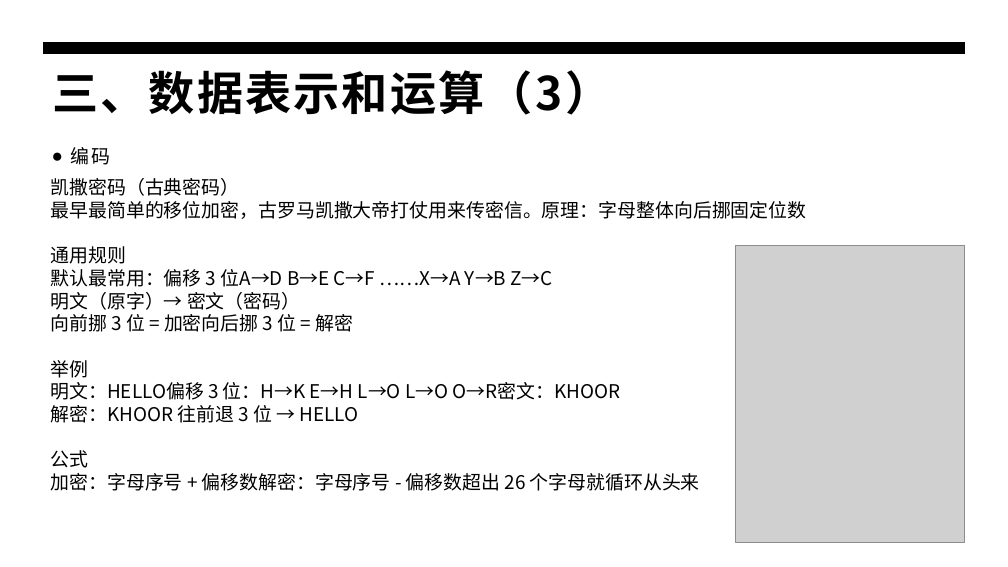
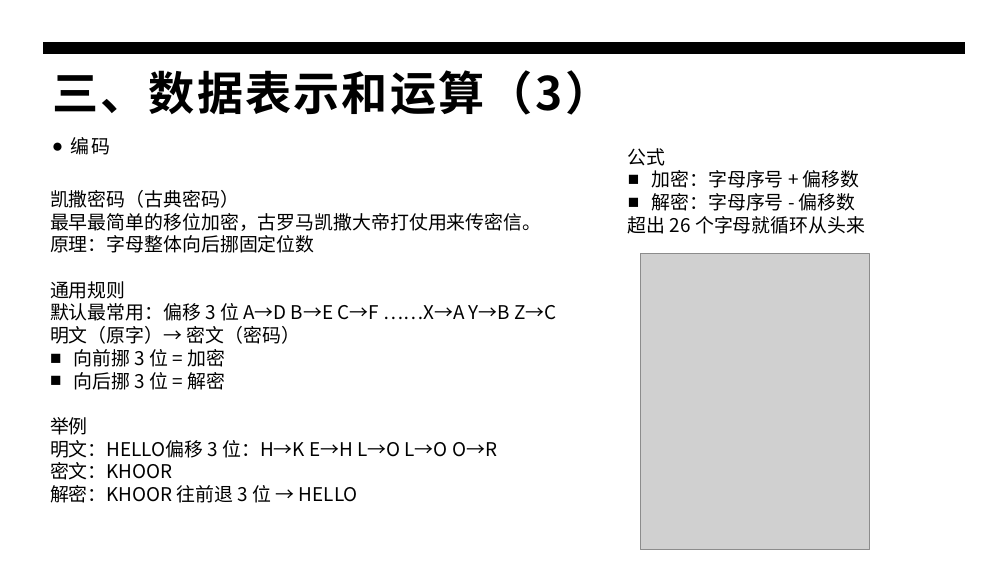
Before and after one commit to panxibei/writing, a slide deck: slide 13 of 44_心理学/21_浥尘伙伴社团独家密训课程：计算机编程开门课/浥尘伙伴社团原创：计算机编程开门课.pptx. Drawn at 1008x567 pixels with LibreOffice and Linux fonts; fonts in the diff are those of the drawing; grey boxes stand for pictures. Boxes give left, top, right and bottom in pixels: in the first picture for what was removed or moved away, otherwise in the second. Text is boxed around its words. In the diff, an @@ line names an element or a change of style, - is before the commit and + after.

```diff
--- a/44_心理学/21_浥尘伙伴社团独家密训课程：计算机编程开门课/浥尘伙伴社团原创：计算机编程开门课.pptx
+++ b/44_心理学/21_浥尘伙伴社团独家密训课程：计算机编程开门课/浥尘伙伴社团原创：计算机编程开门课.pptx
@@ text "编码": place and size @@
-text "编码" at (71,147,110,165)
+text "编码" at (71,137,110,155)
@@ text added at (628,148,865,234), 18 pt, text #000000 @@
+公式
+■ 加密：字母序号 + 偏移数
+■ 解密：字母序号 - 偏移数
+超出 26 个字母就循环从头来
@@ text "凯撒密码（古典密码）": place and size @@
-text "凯撒密码（古典密码）" at (51,178,807,491)
+text "凯撒密码（古典密码）" at (50,190,556,503)
@@ text at (50,213,541,253): text changed @@
-最早最简单的移位加密，古罗马凯撒大帝打仗用来传密信。原理：字母整体向后挪固定位数
+最早最简单的移位加密，古罗马凯撒大帝打仗用来传密信。
+原理：字母整体向后挪固定位数
@@ picture: place and size @@
-picture at (735,246,965,542)
+picture at (640,254,870,551)
@@ text at (50,303,556,321): spaces changed @@
-默认最常用：偏移 3 位A→D B→E C→F ……X→A Y→B Z→C
+默认最常用：偏移 3 位 A→D B→E C→F ……X→A Y→B Z→C
@@ text at (74,349,225,390): text changed @@
-向前挪 3 位 = 加密向后挪 3 位 = 解密
+■ 向前挪 3 位 = 加密
+■ 向后挪 3 位 = 解密
@@ text at (50,440,497,480): text changed @@
-明文：HELLO偏移 3 位：H→K E→H L→O L→O O→R密文：KHOOR
+明文：HELLO偏移 3 位：H→K E→H L→O L→O O→R
+密文：KHOOR
@@ text at (51,450,700,491): paragraphs removed @@
-公式
-加密：字母序号 + 偏移数解密：字母序号 - 偏移数超出 26 个字母就循环从头来
```
Also in this commit, not shown: 23 other slides changed, 2 slides added.
